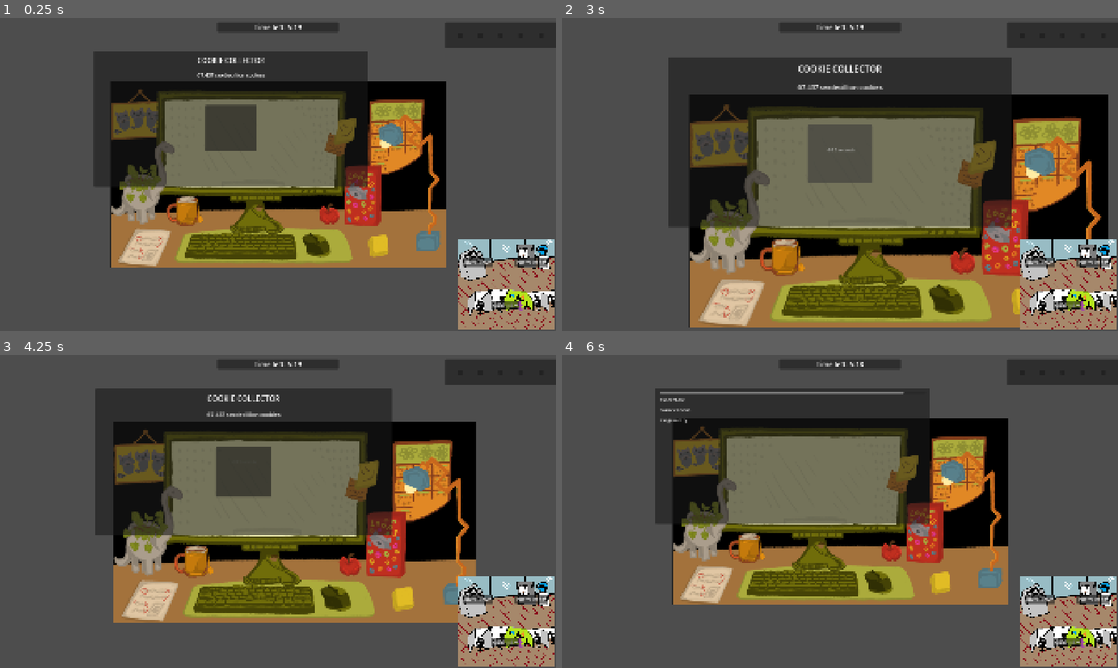
Above: before the commit, frames 1-4 (two rows, left to right).
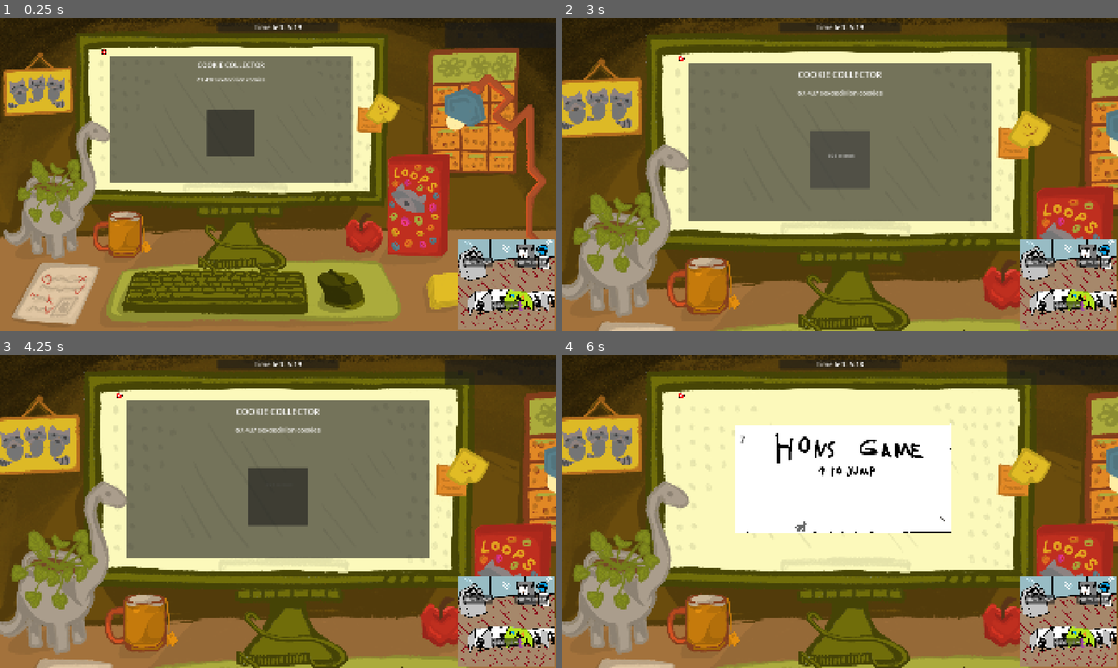
Above: after the commit, the same moments.

Repository: Pudding3160/cookie-jam
Game: Godot game, scene res://Scenes/MAIN/main.tscn
Same seed, same stepped clock (60 frames per second), same inputs: the game is played once before the commit and once after it. The engine's default icon, where the game draws it, is replaced by a stand-in: a white triangle on a blue panel in a dark square.
Inputs (mouse positions are in pixels of both pictures, inside the frame that each line leads up to; where the layout moved, square brackets give the same spot in the first picture):
- Up to frame 1 (0.25 s): no input
- Up to frame 2 (3 s): click "Break Room" at 0.5 s; click "Printer Room" at 1.25 s; click "Main Room" at 2 s; click (795, 133) [795, 127] at 2.75 s
- Up to frame 3 (4.25 s): tap Enter at 3.5 s; drag from (305, 508) to (333, 442) at 3.52 s
- Up to frame 4 (6 s): drag from (728, 527) to (828, 489) at 4.27 s; move the mouse to (895, 442) at 5.02 s; hold Left (CoffeeLeft) 5.03-5.75 s; click (895, 442) at 5.17 s; drag from (806, 401) to (673, 464) at 5.77 s

The runs differ from the first frame. In frame 1, 85% of the frame differs, in the area x 0-100%, y 0-100%; in frame 2, 80%; in frame 3, 85%; in frame 4, 94%.

Commit message:
distarctions work

Diff:
--- a/Ian/Distractions/Cookie Collector/cookie-collector.tscn
+++ b/Ian/Distractions/Cookie Collector/cookie-collector.tscn
@@ -16,10 +16,10 @@
 
 [node name="PanelContainer" type="PanelContainer" parent="." unique_id=1984618659]
 layout_mode = 0
-offset_left = -636.0
-offset_top = -425.0
-offset_right = 312.0
-offset_bottom = 43.0
+offset_left = -580.0
+offset_top = -409.0
+offset_right = 256.0
+offset_bottom = 27.0
 pivot_offset_ratio = Vector2(0.5, 0.5)
 mouse_filter = 2
 
@@ -65,9 +65,9 @@
 [node name="MarginContainer" type="MarginContainer" parent="PanelContainer/VBoxContainer" unique_id=2080739692]
 layout_mode = 2
 mouse_filter = 2
-theme_override_constants/margin_left = 385
+theme_override_constants/margin_left = 335
 theme_override_constants/margin_top = 81
-theme_override_constants/margin_right = 385
+theme_override_constants/margin_right = 335
 theme_override_constants/margin_bottom = 15
 
 [node name="Button" type="Button" parent="PanelContainer/VBoxContainer/MarginContainer" unique_id=339489626]
--- a/Ian/Distractions/Typing Game/email-distraction.tscn
+++ b/Ian/Distractions/Typing Game/email-distraction.tscn
@@ -52,10 +52,10 @@
 
 [node name="PanelContainer" type="PanelContainer" parent="." unique_id=1401458539]
 layout_mode = 0
-offset_left = -636.0
-offset_top = -425.0
-offset_right = 312.0
-offset_bottom = 43.0
+offset_left = -580.0
+offset_top = -409.0
+offset_right = 256.0
+offset_bottom = 27.0
 pivot_offset_ratio = Vector2(0.5, 0.5)
 mouse_filter = 2
 
@@ -69,7 +69,7 @@
 [node name="VSplitContainer" type="VSplitContainer" parent="PanelContainer/MarginContainer" unique_id=1068897769]
 layout_mode = 2
 mouse_filter = 2
-theme_override_constants/separation = 8
+theme_override_constants/separation = 20
 split_offsets = PackedInt32Array(4)
 split_offset = 4
 
@@ -84,12 +84,13 @@
 [node name="VBoxContainer" type="VBoxContainer" parent="PanelContainer/MarginContainer/VSplitContainer" unique_id=632098839]
 layout_mode = 2
 mouse_filter = 2
-theme_override_constants/separation = 12
+theme_override_constants/separation = 24
 script = SubResource("GDScript_3sau0")
 
 [node name="RichTextLabel" type="RichTextLabel" parent="PanelContainer/MarginContainer/VSplitContainer/VBoxContainer" unique_id=1602497260]
 layout_mode = 2
 mouse_filter = 2
+theme_override_font_sizes/normal_font_size = 24
 bbcode_enabled = true
 text = "lorem ipsum"
 fit_content = true
@@ -99,6 +100,7 @@
 [node name="RichTextLabel2" type="RichTextLabel" parent="PanelContainer/MarginContainer/VSplitContainer/VBoxContainer" unique_id=135159343]
 layout_mode = 2
 mouse_filter = 2
+theme_override_font_sizes/normal_font_size = 24
 bbcode_enabled = true
 text = "lorem ipsum"
 fit_content = true
@@ -108,6 +110,7 @@
 [node name="RichTextLabel3" type="RichTextLabel" parent="PanelContainer/MarginContainer/VSplitContainer/VBoxContainer" unique_id=587521422]
 layout_mode = 2
 mouse_filter = 2
+theme_override_font_sizes/normal_font_size = 24
 bbcode_enabled = true
 text = "lorem ipsum"
 fit_content = true
--- a/Ian/Distractions/distraction_controller_base.gd
+++ b/Ian/Distractions/distraction_controller_base.gd
@@ -20,7 +20,11 @@
 # Called every frame. 'delta' is the elapsed time since the previous frame.
 func _process(delta: float) -> void:
 	# If an attack is stored, start the distraction
-	if (attack_stored and room_manager.current_room_type == active_room): start_game(); return;
+	if (attack_stored
+		and room_manager.current_room_type == active_room
+		and !GlobalDistractionManager.get_distraction_active_state()):
+			start_game();
+			return;
 
 	# If the distraction has a specific room assigned to it, it can't work unless that room is active
 	var active := check_for_visibility();
@@ -41,8 +45,10 @@
 	# Check for spawn chance
 	#if !can_spawn(0, max_rand_num): return;	# Will be added later
 	# Check if the player is in the active room, if not store the attack
-	if (!check_for_active_room): start_game(); return;
+	if (GlobalDistractionManager.get_distraction_active_state()): return;
+	if (!check_for_active_room): start_game();
 	if (room_manager.current_room_type != active_room): attack_stored = true;
+	else: start_game();
 
 func can_spawn(min_chance: int, max_chance: int) -> bool:
 	var rng := RandomNumberGenerator.new();
--- a/Scenes/Borna/BORNA TESTING/hons_controller.gd
+++ b/Scenes/Borna/BORNA TESTING/hons_controller.gd
@@ -1,7 +1,8 @@
 extends DistractionControllerBase
+
 func start_game() -> void:
 	var scene_instance := distraction_scene.instantiate()
-	scene_instance.position=Vector2(-515,-390)
+	scene_instance.position=Vector2(-580,-480)
 	add_child(scene_instance);
 	GlobalDistractionManager.set_distraction_active_state(true);
 	attack_stored = false;
--- a/Scenes/Borna/BORNA TESTING/hons_controller.tscn
+++ b/Scenes/Borna/BORNA TESTING/hons_controller.tscn
@@ -6,4 +6,5 @@
 [node name="HonsController" type="Node" unique_id=459550278]
 script = ExtResource("1_vewfv")
 interval = 1
+difficulty = 15
 distraction_scene = ExtResource("2_bhcp3")
--- a/Scenes/Borna/HonsGame/code/MainHorse.gd
+++ b/Scenes/Borna/HonsGame/code/MainHorse.gd
@@ -68,11 +68,12 @@
 		game_lost()
 
 func game_won():
-
+	GlobalDistractionManager.set_distraction_active_state(false);
 	speed=0
 	queue_free()
 
 func game_lost():
+	GlobalDistractionManager.set_distraction_active_state(false);
 	speed=0
 	$HonsChar.queue_free()
 	$Timer.stop()
--- a/Scenes/MAIN/main.tscn
+++ b/Scenes/MAIN/main.tscn
@@ -6,6 +6,7 @@
 [ext_resource type="PackedScene" uid="uid://xjuw67uvcgrc" path="res://Scenes/global-timer.tscn" id="4_n2fwa"]
 [ext_resource type="PackedScene" uid="uid://dbxwhb0mhls3w" path="res://Ian/Distractions/Cookie Collector/cookie-collector.tscn" id="5_5b5k4"]
 [ext_resource type="PackedScene" uid="uid://cftkwo67v7ac4" path="res://Scenes/Strikes/strike_counter.tscn" id="6_t3iea"]
+[ext_resource type="PackedScene" uid="uid://bsjjcdvos1kvd" path="res://Scenes/Borna/BORNA TESTING/hons_controller.tscn" id="7_6j7wv"]
 
 [node name="Main" type="Node" unique_id=1694300178]
 
@@ -13,9 +14,10 @@
 current_room_type = 1
 
 [node name="EmailController" parent="." unique_id=1587489003 instance=ExtResource("2_6j7wv")]
-interval = 5
+interval = 11
 difficulty = 12
 max_rand_num = 50
+check_for_active_room = true
 
 [node name="Map" parent="." unique_id=1908580526 instance=ExtResource("3_33lhf")]
 
@@ -24,3 +26,8 @@
 [node name="CookieCollector" parent="." unique_id=1791148422 instance=ExtResource("5_5b5k4")]
 
 [node name="StrikeCounter" parent="." unique_id=2111545922 instance=ExtResource("6_t3iea")]
+
+[node name="HonsController" parent="." unique_id=459550278 instance=ExtResource("7_6j7wv")]
+interval = 5
+difficulty = 1
+check_for_active_room = true
--- a/Scenes/Rooms/Main Room/main-room.tscn
+++ b/Scenes/Rooms/Main Room/main-room.tscn
@@ -1,10 +1,22 @@
 [gd_scene format=3 uid="uid://bva74s7bqjmh8"]
 
 [ext_resource type="Script" uid="uid://u5wkdcr1hrfx" path="res://Code/room.gd" id="1_o43up"]
-[ext_resource type="Texture2D" uid="uid://ddrpbawap2xne" path="res://Sprites/Temp/image.png" id="2_odbhw"]
+[ext_resource type="Texture2D" uid="uid://cplpys03ymynb" path="res://Sprites/Room Sprites/Main Room/bg.png" id="2_jc7mf"]
+[ext_resource type="Texture2D" uid="uid://cayhqrfmexqpk" path="res://Sprites/Room Sprites/Main Room/table.png" id="3_lb8vm"]
+[ext_resource type="Texture2D" uid="uid://b1afn03qron28" path="res://Sprites/Room Sprites/Main Room/monitor.png" id="4_6k4qw"]
+[ext_resource type="Texture2D" uid="uid://cltljmceqg6ex" path="res://Sprites/Room Sprites/Main Room/ekran.png" id="5_y2pek"]
+[ext_resource type="Texture2D" uid="uid://bnlkhvcx71f4g" path="res://Sprites/Room Sprites/Main Room/dino_plant.png" id="6_imx6c"]
+[ext_resource type="Texture2D" uid="uid://clvbtxu0v4d7x" path="res://Sprites/Room Sprites/Main Room/cup.png" id="6_ldt57"]
+[ext_resource type="Texture2D" uid="uid://mtu5epur3wys" path="res://Sprites/Room Sprites/Main Room/sticky_notes.png" id="6_s3f8p"]
+[ext_resource type="Texture2D" uid="uid://2d5xnhwatta3" path="res://Sprites/Room Sprites/Main Room/apple.png" id="7_7g522"]
+[ext_resource type="Texture2D" uid="uid://d2de3fnc152uv" path="res://Sprites/Room Sprites/Main Room/loops.png" id="8_s3f8p"]
+[ext_resource type="Texture2D" uid="uid://b00r4tav8kk34" path="res://Sprites/Room Sprites/Main Room/lampa.png" id="9_4sj7u"]
+[ext_resource type="Texture2D" uid="uid://dqfoj8vrkspd0" path="res://Sprites/Room Sprites/Main Room/keyboard.png" id="11_4sj7u"]
+[ext_resource type="Texture2D" uid="uid://b2qdi2cs4eqfn" path="res://Sprites/Room Sprites/Main Room/mis.png" id="12_qb13v"]
+[ext_resource type="Texture2D" uid="uid://bi0w83bcti6du" path="res://Sprites/UI Textures/StrikeInd1.png" id="14_s3f8p"]
 
 [sub_resource type="RectangleShape2D" id="RectangleShape2D_r5n4g"]
-size = Vector2(814.5531, 405.88657)
+size = Vector2(1292.7207, 638.0204)
 
 [sub_resource type="GDScript" id="GDScript_r5n4g"]
 resource_name = "camera-zoom"
@@ -28,30 +40,78 @@
 	await tween.finished
 "
 
-[sub_resource type="RectangleShape2D" id="RectangleShape2D_r5n4g"]
-size = Vector2(845.71545, 417.471)
-
 [node name="MainRoom" type="Node2D" unique_id=2075280996]
 script = ExtResource("1_o43up")
 metadata/_custom_type_script = "uid://u5wkdcr1hrfx"
 
-[node name="SOfficeWallFront" type="Sprite2D" parent="." unique_id=1844707469]
-position = Vector2(6.1035156e-05, -7.6293945e-06)
-scale = Vector2(1.4570136, 1.4570135)
-texture = ExtResource("2_odbhw")
+[node name="Bg" type="Sprite2D" parent="." unique_id=265038925]
+z_index = -10
+texture = ExtResource("2_jc7mf")
 
-[node name="Area2D" type="Area2D" parent="SOfficeWallFront" unique_id=1486256685]
-position = Vector2(-65.20191, -72.75155)
-scale = Vector2(0.4937585, 0.4937585)
+[node name="Stol" type="Sprite2D" parent="Bg" unique_id=583642067]
+texture = ExtResource("3_lb8vm")
 
-[node name="CollisionShape2D" type="CollisionShape2D" parent="SOfficeWallFront/Area2D" unique_id=1590644400]
-position = Vector2(6.950119, -1.3900299)
+[node name="Monitor" type="Sprite2D" parent="Bg/Stol" unique_id=2047419862]
+z_index = 5
+texture = ExtResource("4_6k4qw")
+
+[node name="Ekran" type="Sprite2D" parent="Bg/Stol/Monitor" unique_id=942437707]
+z_index = -5
+texture = ExtResource("5_y2pek")
+
+[node name="Area2D" type="Area2D" parent="Bg/Stol/Monitor/Ekran" unique_id=1486256685]
+position = Vector2(-155.00002, -183)
+scale = Vector2(0.71941286, 0.7194128)
+
+[node name="CollisionShape2D" type="CollisionShape2D" parent="Bg/Stol/Monitor/Ekran/Area2D" unique_id=1590644400]
+position = Vector2(-13.9002075, -13.205231)
 scale = Vector2(1.0000001, 1)
 shape = SubResource("RectangleShape2D_r5n4g")
 
-[node name="Camera2D" type="Camera2D" parent="." unique_id=1548366561]
+[node name="StickyNotes" type="Sprite2D" parent="Bg/Stol/Monitor" unique_id=1379578779]
+z_index = 128
+position = Vector2(-15, -11)
+texture = ExtResource("6_s3f8p")
+
+[node name="Camera2D" type="Camera2D" parent="Bg/Stol/Monitor" unique_id=1548366561]
 script = SubResource("GDScript_r5n4g")
 anim_speed = 0.2
 
-[connection signal="mouse_entered" from="SOfficeWallFront/Area2D" to="Camera2D" method="_on_area_2d_mouse_entered"]
-[connection signal="mouse_exited" from="SOfficeWallFront/Area2D" to="Camera2D" method="_on_area_2d_mouse_exited"]
+[node name="Cup" type="Sprite2D" parent="Bg/Stol" unique_id=1903154800]
+position = Vector2(-542, 206.00002)
+scale = Vector2(0.45400003, 0.45400003)
+texture = ExtResource("6_ldt57")
+
+[node name="Apple" type="Sprite2D" parent="Bg/Stol" unique_id=608366044]
+position = Vector2(296, 201)
+scale = Vector2(0.47, 0.47)
+texture = ExtResource("7_7g522")
+
+[node name="Loops" type="Sprite2D" parent="Bg/Stol" unique_id=823254357]
+position = Vector2(474.00003, 107)
+scale = Vector2(0.72650003, 0.72650003)
+texture = ExtResource("8_s3f8p")
+
+[node name="Lampa" type="Sprite2D" parent="Bg/Stol" unique_id=1356041082]
+position = Vector2(-1, 3)
+texture = ExtResource("9_4sj7u")
+
+[node name="Keyboard" type="Sprite2D" parent="Bg/Stol" unique_id=1479857549]
+z_index = 10
+texture = ExtResource("11_4sj7u")
+
+[node name="Mis" type="Sprite2D" parent="Bg/Stol" unique_id=1689844600]
+texture = ExtResource("12_qb13v")
+
+[node name="DinoPlant" type="Sprite2D" parent="Bg/Stol" unique_id=366173383]
+z_index = 128
+position = Vector2(-762, 55)
+texture = ExtResource("6_imx6c")
+
+[node name="Sprite2D" type="Sprite2D" parent="." unique_id=388288636]
+position = Vector2(-600, -422)
+scale = Vector2(0.2, 0.2)
+texture = ExtResource("14_s3f8p")
+
+[connection signal="mouse_entered" from="Bg/Stol/Monitor/Ekran/Area2D" to="Bg/Stol/Monitor/Camera2D" method="_on_area_2d_mouse_entered"]
+[connection signal="mouse_exited" from="Bg/Stol/Monitor/Ekran/Area2D" to="Bg/Stol/Monitor/Camera2D" method="_on_area_2d_mouse_exited"]
